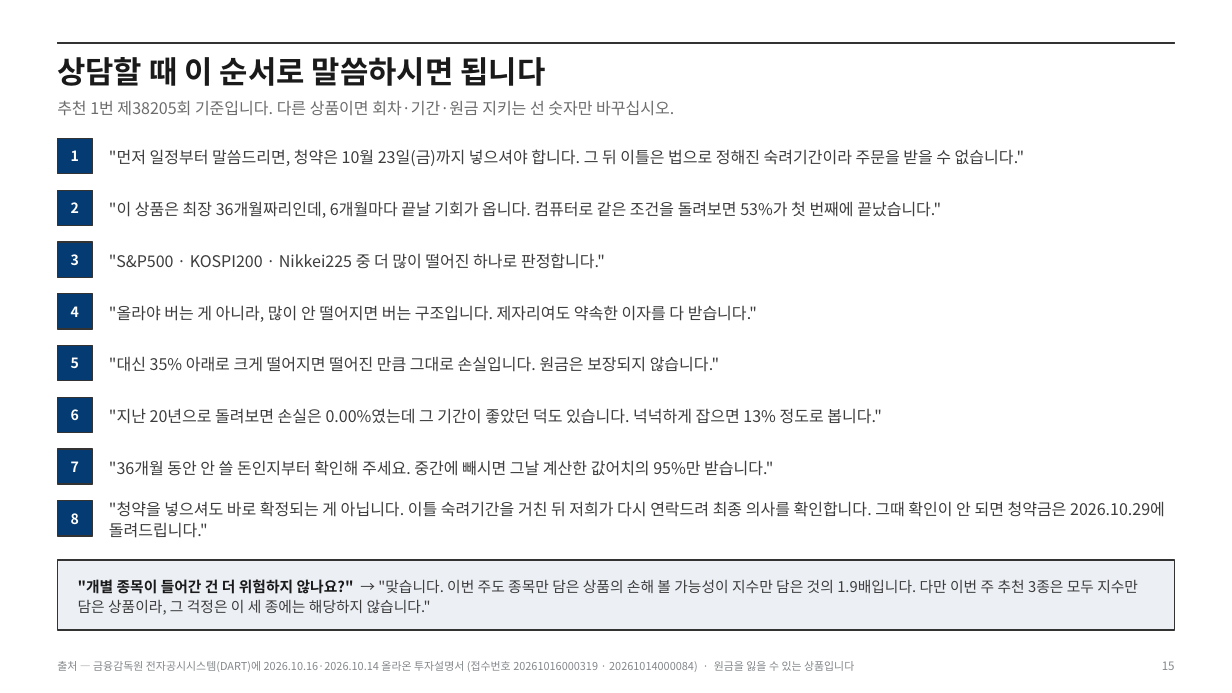
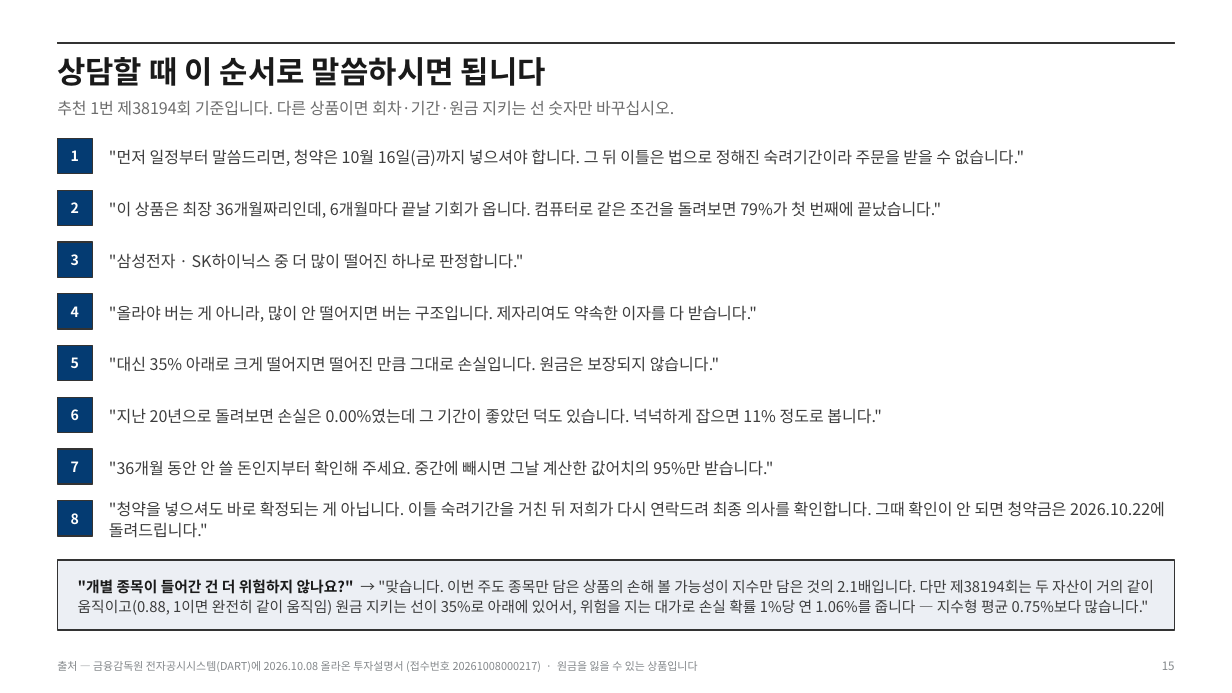
Before and after one commit to hanaroline/work_1, a slide deck: slide 15 of els-analysis-deck.pptx. Drawn at 1232x693 pixels with LibreOffice and Linux fonts; fonts in the diff are those of the drawing. Boxes give left, top, right and bottom in pixels: in the first picture for what was removed or moved away, otherwise in the second. Text is boxed around its words. In the diff, an @@ line names an element or a change of style, - is before the commit and + after.

```diff
--- a/els-analysis-deck.pptx
+++ b/els-analysis-deck.pptx
@@ text at <box>57,101,674,115</box>: text changed @@
-추천 1번 제38205회 기준입니다. 다른 상품이면 회차·기간·원금 지키는 선 숫자만 바꾸십시오.
+추천 1번 제38194회 기준입니다. 다른 상품이면 회차·기간·원금 지키는 선 숫자만 바꾸십시오.
@@ text at <box>109,149,1024,166</box>: text changed @@
-"먼저 일정부터 말씀드리면, 청약은 10월 23일(금)까지 넣으셔야 합니다. 그 뒤 이틀은 법으로 정해진 숙려기간이라 주문을 받을 수 없습니다."
+"먼저 일정부터 말씀드리면, 청약은 10월 16일(금)까지 넣으셔야 합니다. 그 뒤 이틀은 법으로 정해진 숙려기간이라 주문을 받을 수 없습니다."
@@ text at <box>109,201,941,218</box>: text changed @@
-"이 상품은 최장 36개월짜리인데, 6개월마다 끝날 기회가 옵니다. 컴퓨터로 같은 조건을 돌려보면 53%가 첫 번째에 끝났습니다."
+"이 상품은 최장 36개월짜리인데, 6개월마다 끝날 기회가 옵니다. 컴퓨터로 같은 조건을 돌려보면 79%가 첫 번째에 끝났습니다."
@@ text at <box>109,253,523,269</box>: text changed @@
-"S&P500 · KOSPI200 · Nikkei225 중 더 많이 떨어진 하나로 판정합니다."
+"삼성전자 · SK하이닉스 중 더 많이 떨어진 하나로 판정합니다."
@@ text at <box>109,408,882,424</box>: text changed @@
-"지난 20년으로 돌려보면 손실은 0.00%였는데 그 기간이 좋았던 덕도 있습니다. 넉넉하게 잡으면 13% 정도로 봅니다."
+"지난 20년으로 돌려보면 손실은 0.00%였는데 그 기간이 좋았던 덕도 있습니다. 넉넉하게 잡으면 11% 정도로 봅니다."
@@ text at <box>109,501,1165,538</box>: text changed @@
-"청약을 넣으셔도 바로 확정되는 게 아닙니다. 이틀 숙려기간을 거친 뒤 저희가 다시 연락드려 최종 의사를 확인합니다. 그때 확인이 안 되면 청약금은 2026.10.29에 돌려드립니다."
+"청약을 넣으셔도 바로 확정되는 게 아닙니다. 이틀 숙려기간을 거친 뒤 저희가 다시 연락드려 최종 의사를 확인합니다. 그때 확인이 안 되면 청약금은 2026.10.22에 돌려드립니다."
@@ text at <box>78,579,1154,615</box>: text changed @@
-"개별 종목이 들어간 건 더 위험하지 않나요?" → "맞습니다. 이번 주도 종목만 담은 상품의 손해 볼 가능성이 지수만 담은 것의 1.9배입니다. 다만 이번 주 추천 3종은 모두 지수만 담은 상품이라, 그 걱정은 이 세 종에는 해당하지 않습니다."
+"개별 종목이 들어간 건 더 위험하지 않나요?" → "맞습니다. 이번 주도 종목만 담은 상품의 손해 볼 가능성이 지수만 담은 것의 2.1배입니다. 다만 제38194회는 두 자산이 거의 같이 움직이고(0.88, 1이면 완전히 같이 움직임) 원금 지키는 선이 35%로 아래에 있어서, 위험을 지는 대가로 손실 확률 1%당 연 1.06%를 줍니다 — 지수형 평균 0.75%보다 많습니다."
@@ text at <box>57,661,697,672</box>: text changed @@
-출처 — 금융감독원 전자공시시스템(DART)에 2026.10.16·2026.10.14 올라온 투자설명서 (접수번호 20261016000319 · 20261014000084) · 원금을 잃을 수 있는 상품입니다
+출처 — 금융감독원 전자공시시스템(DART)에 2026.10.08 올라온 투자설명서 (접수번호 20261008000217) · 원금을 잃을 수 있는 상품입니다
```
Also in this commit, not shown: 15 other slides changed, 23 other files.
